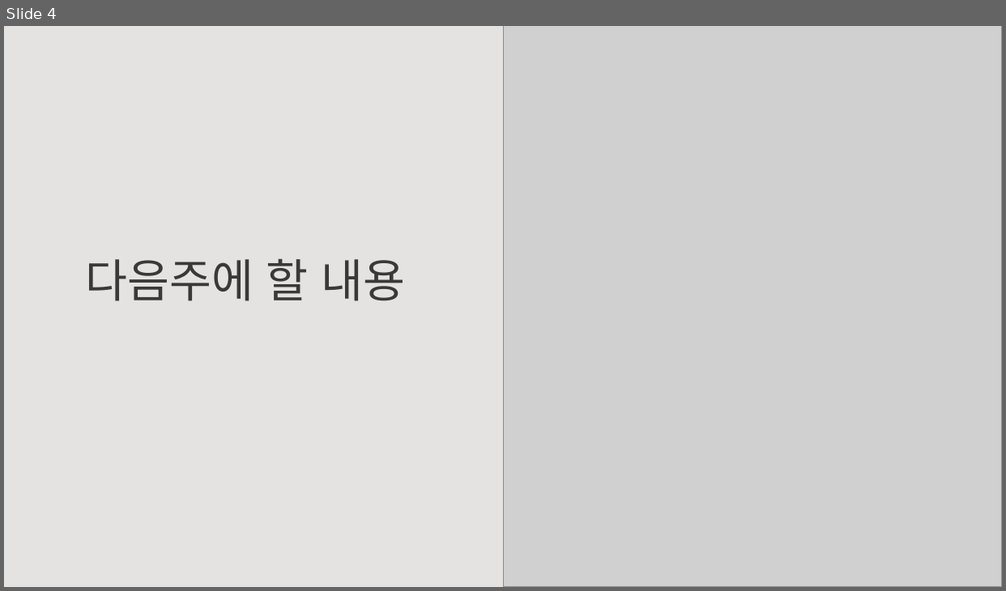
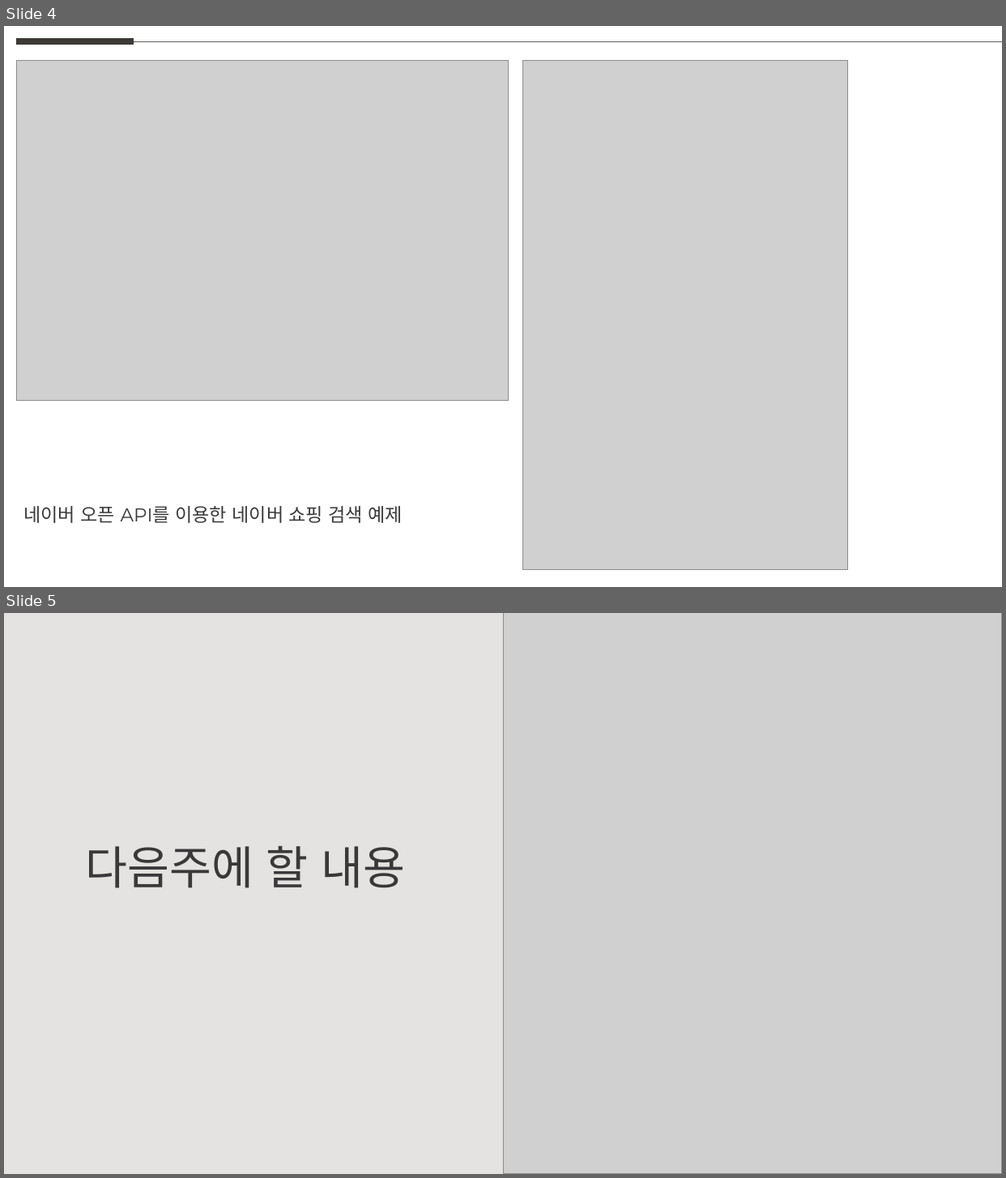
Before and after one commit to weaknessHero/Project_AvatarS, a slide deck: 발표자료/업데이트/LJJppt.pptx. Shown one above the other, each under a label of ours: slide 4 before the commit, slides 4 and 5 after it. The pictures are 1006x591 and 1006x1178 pixels, drawn with LibreOffice and Linux fonts; fonts in the diff are those of the drawing; grey boxes stand for pictures. Boxes give left, top, right and bottom in pixels: in the first picture for what was removed or moved away, otherwise in the second. Text is boxed around its words. In the diff, an @@ line names an element or a change of style, - is before the commit and + after.

```diff
--- a/발표자료/업데이트/LJJppt.pptx
+++ b/발표자료/업데이트/LJJppt.pptx
@@ slide 4 added at <box>4,26,1002,587</box>, background #FFFFFF @@
@@ line added from (17, 41) to (134, 41), #3D3A35 6 pt @@
@@ line added from (134, 41) to (1002, 41), #5F5F5D 0.5 pt @@
@@ picture added at <box>17,61,509,401</box> @@
@@ picture added at <box>522,61,848,571</box> @@
@@ text added at <box>23,506,403,523</box>, 18 pt, text #3A3838 @@
+네이버 오픈 API를 이용한 네이버 쇼핑 검색 예제
@@ what was slide 4 is now slide 5 @@
```
Also in this commit, not shown: 1 slide changed, 1 other slide added, 1 slide removed.
